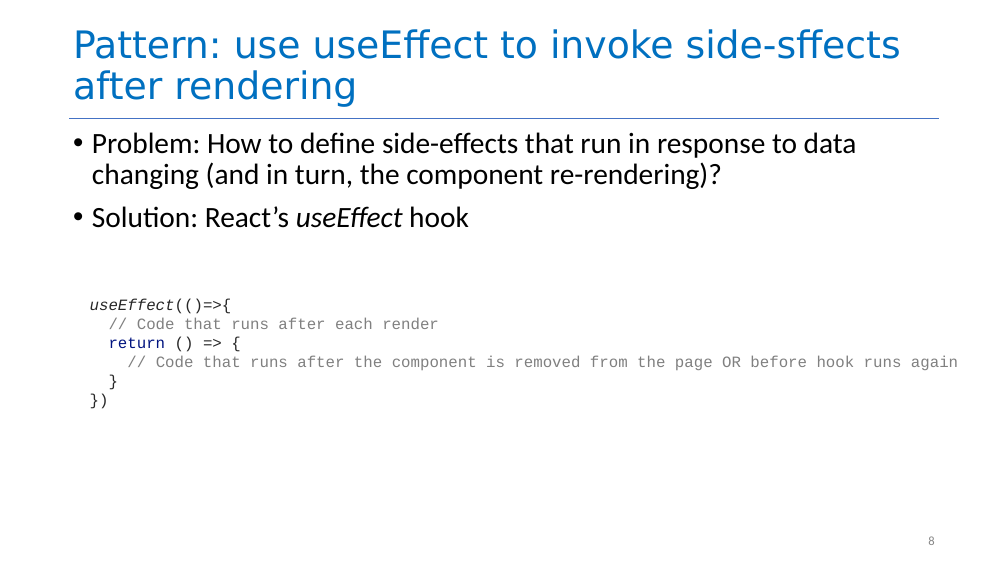
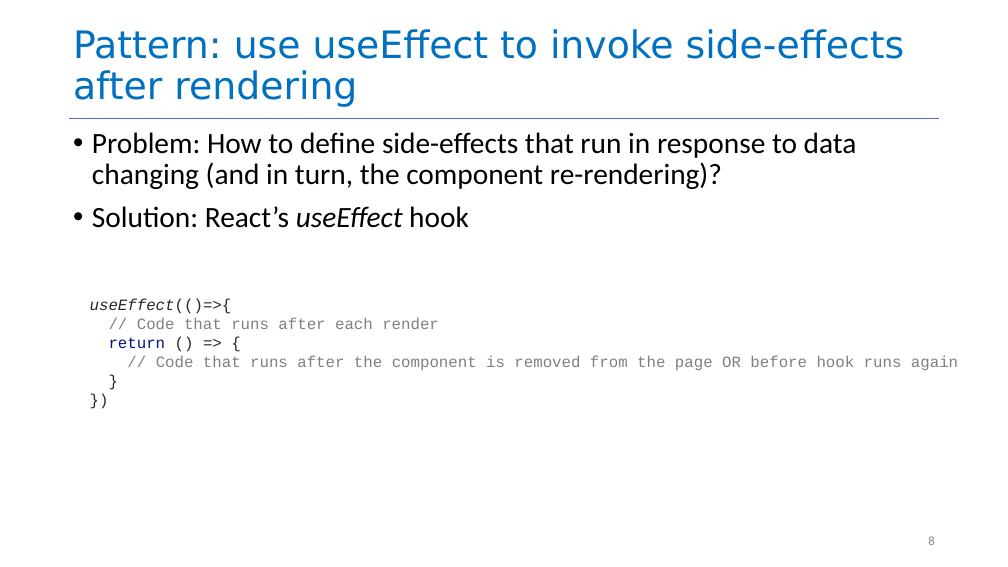
Before and after one commit to neu-se/CS4530-Spring-2023, a slide deck: slide 8 of Slides/Module 08 Patterns of React.pptx. Drawn at 1008x567 pixels with LibreOffice and Linux fonts; fonts in the diff are those of the drawing. Boxes give left, top, right and bottom in pixels: in the first picture for what was removed or moved away, otherwise in the second. Text is boxed around its words. In the diff, an @@ line names an element or a change of style, - is before the commit and + after.

```diff
--- a/Slides/Module 08 Patterns of React.pptx
+++ b/Slides/Module 08 Patterns of React.pptx
@@ title at (73,29,905,107): text changed @@
-Pattern: use useEffect to invoke side-sffects after rendering
+Pattern: use useEffect to invoke side-effects after rendering
```
Also in this commit, not shown: 1 other file.
